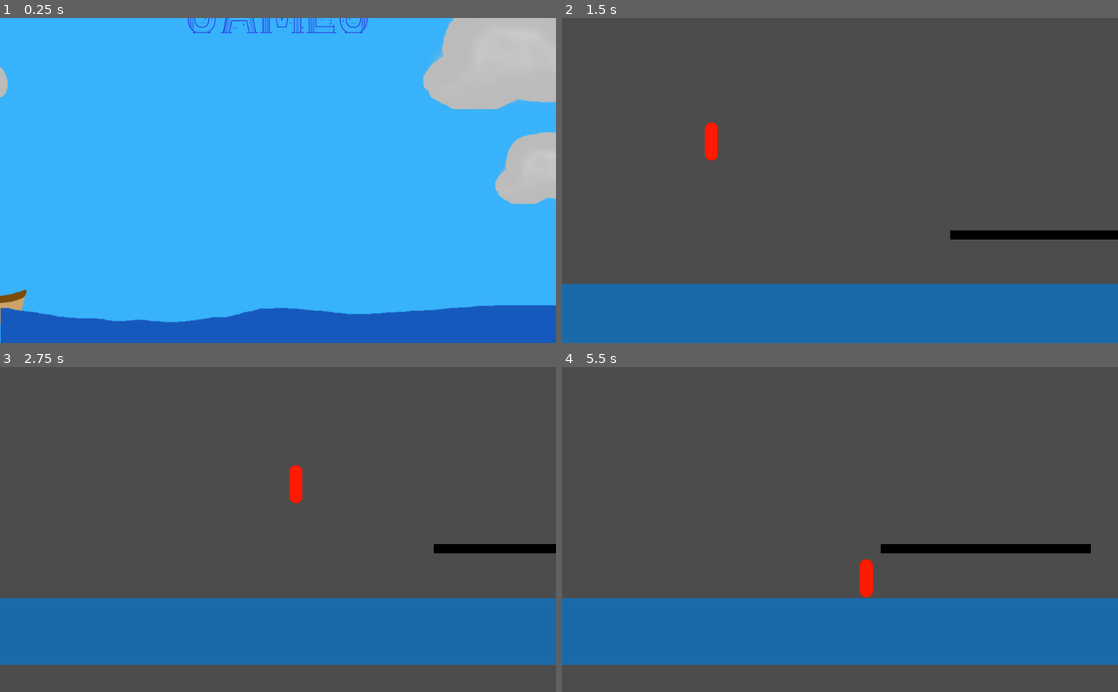
Above: before the commit, frames 1-4 (two rows, left to right).
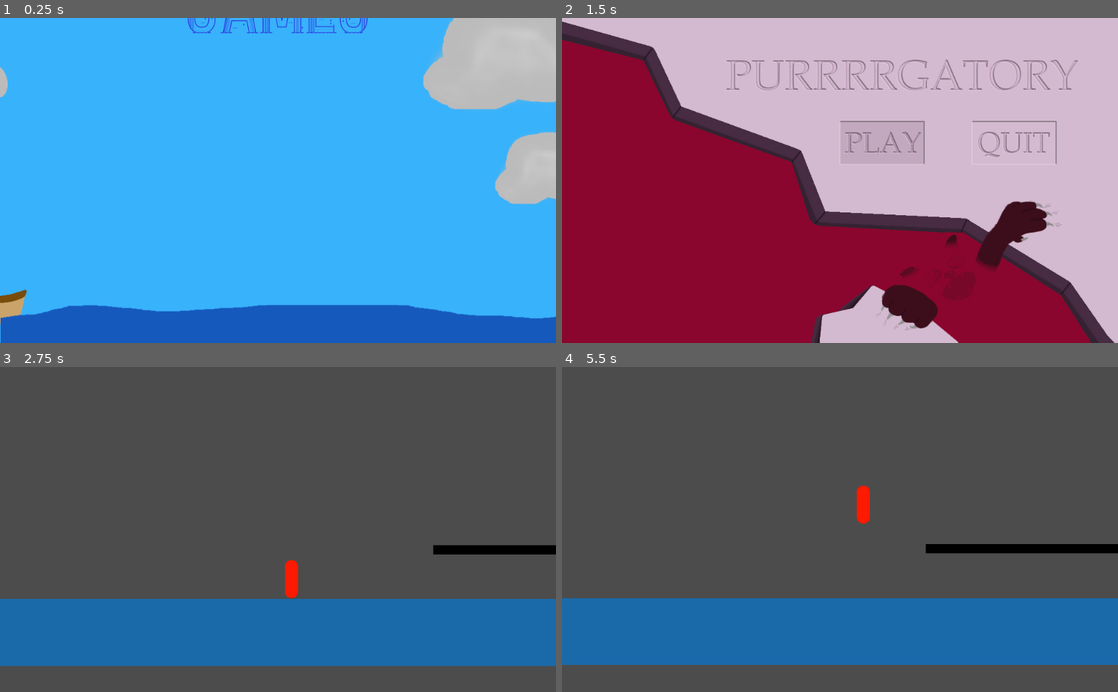
Above: after the commit, the same moments.

Repository: Grayson-Clark/C220-GameJam
Game: Godot game, scene res://UI/SplashScreen.tscn
Two runs of this game, one before a commit and one after it. Both use one fixed random seed, a clock stepped at 60 frames per second and the inputs below.
Inputs (mouse positions are in pixels of both pictures, inside the frame that each line leads up to; where the layout moved, square brackets give the same spot in the first picture):
- Up to frame 1 (0.25 s): no input
- Up to frame 2 (1.5 s): tap Enter at 0.5 s; hold D (right) 0.53-1.25 s; tap W (jump) at 0.77 s; click (884, 141) [762, 196] at 1.25 s
- Up to frame 3 (2.75 s): hold D (right) from 2.03 s (still down); tap W (jump) at 2.27 s
- Up to frame 4 (5.5 s): release D (right) at 2.78 s; hold A (left) 2.78-3.53 s; hold D (right) 3.53-5.03 s; tap W (jump) at 3.77, 4.52, 5.27 s; hold A (left) from 5.03 s (still down)

The runs differ from the first frame. In frame 1, 2.6% of the frame differs, in the area x 0-100%, y 88-94%; in frame 2, 100%, in the area x 0-100%, y 0-100%; in frame 3, 1.4%; in frame 4, 0.9%.

Commit message:
finished main menu

Diff:
--- a/UI/Main.gd
+++ b/UI/Main.gd
@@ -1,14 +1,34 @@
 extends Control
 
+var play = false
+var quit = false
 
-func _ready():
-	pass
+func _physics_process(delta):
+	if play:
+		play = false
+		get_tree().change_scene("res://Game.tscn")
+	if quit:
+		quit = false
+		get_tree().quit()
+
 
 
 
 func _on_Play_pressed():
-	get_tree().change_scene("res://Game.tscn")
+	$Play_Timer.start()
+	$Nothing_Pressed.hide()
+	$Play_Pressed.show()
 
 
 func _on_Quit_pressed():
-	get_tree().quit()
+	$Quit_Timer.start()
+	$Nothing_Pressed.hide()
+	$Quit_Pressed.show()
+
+
+func _on_Play_Timer_timeout():
+	play = true
+
+
+func _on_Quit_Timer_timeout():
+	quit = true
--- a/UI/Main.tscn
+++ b/UI/Main.tscn
@@ -1,20 +1,9 @@
-[gd_scene load_steps=6 format=2]
+[gd_scene load_steps=5 format=2]
 
 [ext_resource path="res://UI/Main.gd" type="Script" id=1]
-[ext_resource path="res://Fonts/MrGrieves-Regular.ttf" type="DynamicFontData" id=2]
-
-[sub_resource type="DynamicFont" id=1]
-size = 100
-outline_size = 3
-font_data = ExtResource( 2 )
-
-[sub_resource type="Theme" id=2]
-
-[sub_resource type="DynamicFont" id=3]
-size = 60
-outline_size = 5
-outline_color = Color( 0, 0, 0, 1 )
-font_data = ExtResource( 2 )
+[ext_resource path="res://Assets/nothing_pushed.jpg" type="Texture" id=2]
+[ext_resource path="res://Assets/play_pushed.jpg" type="Texture" id=3]
+[ext_resource path="res://Assets/quit_pushed.jpg" type="Texture" id=4]
 
 [node name="Main" type="Control"]
 anchor_right = 1.0
@@ -24,57 +13,51 @@
 "_edit_use_anchors_": false
 }
 
-[node name="ColorRect" type="ColorRect" parent="."]
-anchor_right = 1.0
-anchor_bottom = 1.0
-margin_left = 2.18201
-margin_top = -5.6828
-margin_right = 2.18201
-margin_bottom = -5.6828
-color = Color( 0.188235, 0.117647, 0.117647, 1 )
+[node name="Nothing_Pressed" type="TextureRect" parent="."]
+margin_right = 40.0
+margin_bottom = 40.0
+texture = ExtResource( 2 )
 __meta__ = {
 "_edit_use_anchors_": false
 }
 
-[node name="Label" type="Label" parent="."]
-margin_left = 155.693
-margin_top = 137.455
-margin_right = 869.693
-margin_bottom = 237.455
-custom_fonts/font = SubResource( 1 )
-custom_colors/font_color = Color( 0.85098, 0.462745, 0.219608, 1 )
-custom_colors/font_outline_modulate = Color( 0.396078, 0.235294, 0.0784314, 1 )
-text = "purrrrgatory"
-align = 1
+[node name="Play_Pressed" type="TextureRect" parent="."]
+visible = false
+margin_right = 40.0
+margin_bottom = 40.0
+texture = ExtResource( 3 )
+
+[node name="Quit_Pressed" type="TextureRect" parent="."]
+visible = false
+margin_right = 40.0
+margin_bottom = 40.0
+texture = ExtResource( 4 )
+
+[node name="Play" type="TextureButton" parent="."]
+margin_left = 513.0
+margin_top = 190.0
+margin_right = 669.0
+margin_bottom = 269.0
 __meta__ = {
 "_edit_use_anchors_": false
 }
 
-[node name="Play" type="Button" parent="."]
-margin_left = 245.819
-margin_top = 294.085
-margin_right = 486.819
-margin_bottom = 360.085
-theme = SubResource( 2 )
-custom_fonts/font = SubResource( 3 )
-custom_colors/font_color_disabled = Color( 0.796078, 0.796078, 0.796078, 1 )
-custom_colors/font_color = Color( 0.537255, 0.0196078, 0.0196078, 1 )
-custom_colors/font_color_hover = Color( 0.454902, 0.141176, 0.141176, 1 )
-text = "Play"
+[node name="Quit" type="TextureButton" parent="."]
+margin_left = 760.0
+margin_top = 191.0
+margin_right = 916.0
+margin_bottom = 271.0
 __meta__ = {
 "_edit_use_anchors_": false
 }
 
-[node name="Quit" type="Button" parent="."]
-margin_left = 550.006
-margin_top = 295.208
-margin_right = 791.006
-margin_bottom = 361.208
-custom_fonts/font = SubResource( 3 )
-custom_colors/font_color = Color( 0.537255, 0.0196078, 0.0196078, 1 )
-text = "Quit"
-__meta__ = {
-"_edit_use_anchors_": false
-}
+[node name="Play_Timer" type="Timer" parent="."]
+wait_time = 0.4
+one_shot = true
+
+[node name="Quit_Timer" type="Timer" parent="."]
+wait_time = 0.4
 [connection signal="pressed" from="Play" to="." method="_on_Play_pressed"]
 [connection signal="pressed" from="Quit" to="." method="_on_Quit_pressed"]
+[connection signal="timeout" from="Play_Timer" to="." method="_on_Play_Timer_timeout"]
+[connection signal="timeout" from="Quit_Timer" to="." method="_on_Quit_Timer_timeout"]
--- a/UI/SplashScreen.tscn
+++ b/UI/SplashScreen.tscn
@@ -218,14 +218,13 @@
 position = Vector2( -74.6082, 520 )
 rotation = 0.0698132
 scale = Vector2( 0.15, 0.15 )
-frames = SubResource( 26 )
-frame = 2
+frames = SubResource( 7 )
 playing = true
 
 [node name="Ocean" type="AnimatedSprite" parent="."]
 position = Vector2( 512.597, 570.462 )
-frames = SubResource( 20 )
-frame = 7
+frames = SubResource( 25 )
+frame = 1
 playing = true
 
 [node name="Cloud1" type="Sprite" parent="."]
Binary file added: Assets/nothing_pushed.jpg
Not shown, added: Assets/nothing_pushed.jpg.import
Binary file added: Assets/play_pushed.jpg
Not shown, added: Assets/play_pushed.jpg.import
Binary file added: Assets/quit_pushed.jpg
Not shown, added: Assets/quit_pushed.jpg.import
Not shown: 4 places in UI/SplashScreen.tscn that only renumber resources
